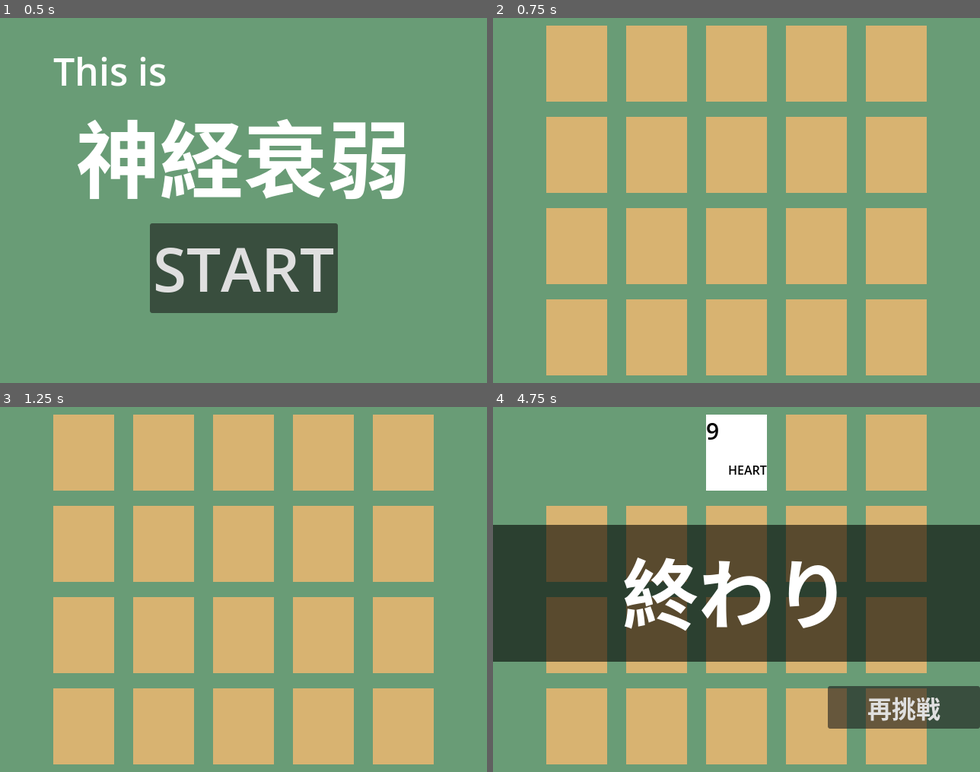
Above: before the commit, frames 1-4 (two rows, left to right).
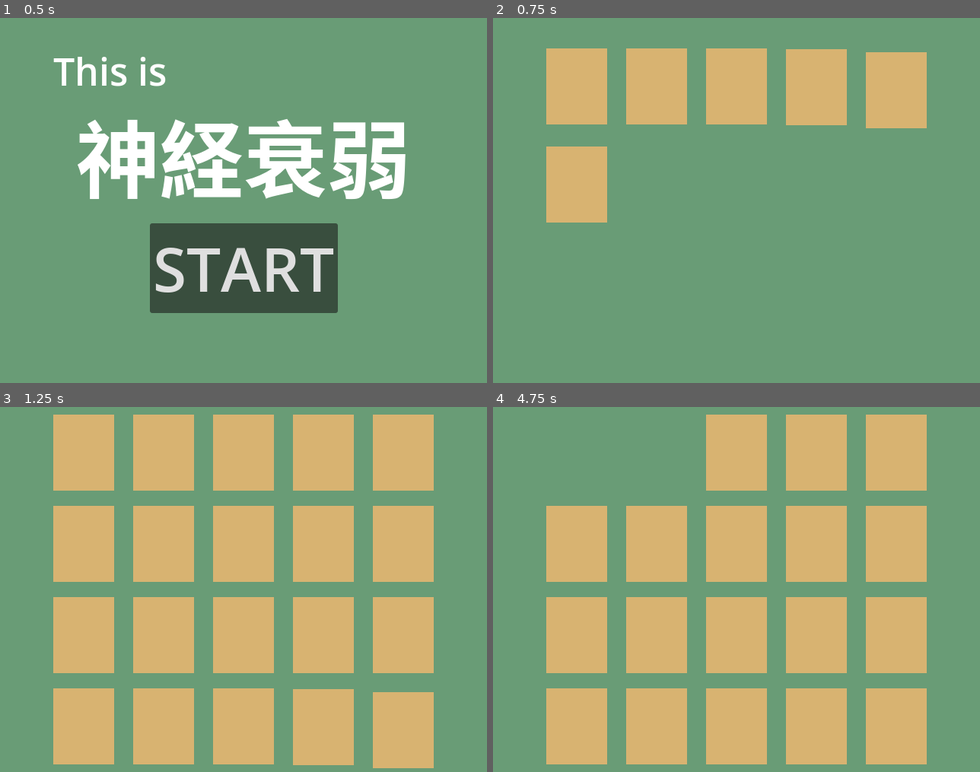
Above: after the commit, the same moments.

Repository: hirohito-doi/godot_concentration_experiment
Game: Godot game, scene res://main.tscn
Same seed, same stepped clock (60 frames per second), same inputs: the game is played once before the commit and once after it.
Inputs (mouse positions are in pixels of both pictures, inside the frame that each line leads up to):
- Up to frame 1 (0.5 s): no input
- Up to frame 2 (0.75 s): click "START" at 0.5 s
- Up to frame 3 (1.25 s): no input
- Up to frame 4 (4.75 s): click (575, 450) at 1.27 s; click (658, 450) at 2.02 s; click (736, 450) at 2.77 s

Frame 1 is identical in both runs. In frame 2, 43% of the frame differs, in the area x 10-90%, y 2-98%; in frame 3, 0.3%; in frame 4, 44%, in the area x 0-100%, y 2-89%.

Commit message:
アニメーション追加

Diff:
--- a/app/card.gd
+++ b/app/card.gd
@@ -16,17 +16,20 @@
 
 
 func undo_card() -> void:
-	$AnimationPlayer.stop()
+	$AnimationPlayer.play("bad")
 	$ClickableArea.disabled = false
 
 
 func hide_card() -> void:
-	$Face.visible = false
-	$Back.visible = false
+	$AnimationPlayer.play("good")
 	$ClickableArea.visible = false
 
 
 func _on_clickable_area_pressed() -> void:
+	if !Global.can_control:
+		return
+
+	Global.can_control = false
 	# カードをめくる
 	$ClickableArea.disabled = true
 	$AnimationPlayer.play("reverse")
--- a/app/card.tscn
+++ b/app/card.tscn
@@ -30,9 +30,108 @@
 "values": [true, false]
 }
 
+[sub_resource type="Animation" id="Animation_h7iwa"]
+resource_name = "bad"
+length = 0.6
+tracks/0/type = "value"
+tracks/0/imported = false
+tracks/0/enabled = true
+tracks/0/path = NodePath("Face:position")
+tracks/0/interp = 1
+tracks/0/loop_wrap = true
+tracks/0/keys = {
+"times": PackedFloat32Array(0, 0.05, 0.1, 0.15, 0.2),
+"transitions": PackedFloat32Array(1, 1, 1, 1, 1),
+"update": 0,
+"values": [Vector2(0, 0), Vector2(-2, 0), Vector2(0, 0), Vector2(2, 0), Vector2(0, 0)]
+}
+tracks/1/type = "value"
+tracks/1/imported = false
+tracks/1/enabled = true
+tracks/1/path = NodePath(".:scale")
+tracks/1/interp = 2
+tracks/1/loop_wrap = true
+tracks/1/keys = {
+"times": PackedFloat32Array(0.2, 0.4, 0.6),
+"transitions": PackedFloat32Array(1, 1, 1),
+"update": 0,
+"values": [Vector2(1, 1), Vector2(0, 1), Vector2(1, 1)]
+}
+tracks/2/type = "value"
+tracks/2/imported = false
+tracks/2/enabled = true
+tracks/2/path = NodePath("Back:visible")
+tracks/2/interp = 1
+tracks/2/loop_wrap = true
+tracks/2/keys = {
+"times": PackedFloat32Array(0, 0.4),
+"transitions": PackedFloat32Array(1, 1),
+"update": 1,
+"values": [false, true]
+}
+
+[sub_resource type="Animation" id="Animation_6rwxd"]
+resource_name = "good"
+length = 0.3
+tracks/0/type = "value"
+tracks/0/imported = false
+tracks/0/enabled = true
+tracks/0/path = NodePath("Face:position")
+tracks/0/interp = 2
+tracks/0/loop_wrap = true
+tracks/0/keys = {
+"times": PackedFloat32Array(0, 0.3),
+"transitions": PackedFloat32Array(1, 1),
+"update": 0,
+"values": [Vector2(0, 0), Vector2(0, -40)]
+}
+tracks/1/type = "value"
+tracks/1/imported = false
+tracks/1/enabled = true
+tracks/1/path = NodePath("Face:modulate")
+tracks/1/interp = 1
+tracks/1/loop_wrap = true
+tracks/1/keys = {
+"times": PackedFloat32Array(0, 0.3),
+"transitions": PackedFloat32Array(1, 1),
+"update": 0,
+"values": [Color(1, 1, 1, 1), Color(1, 1, 1, 0)]
+}
+
+[sub_resource type="Animation" id="Animation_kc17v"]
+resource_name = "set"
+length = 0.1
+tracks/0/type = "value"
+tracks/0/imported = false
+tracks/0/enabled = true
+tracks/0/path = NodePath("Back:position")
+tracks/0/interp = 2
+tracks/0/loop_wrap = true
+tracks/0/keys = {
+"times": PackedFloat32Array(0, 0.1),
+"transitions": PackedFloat32Array(1, 1),
+"update": 0,
+"values": [Vector2(0, 10), Vector2(0, 0)]
+}
+tracks/1/type = "value"
+tracks/1/imported = false
+tracks/1/enabled = true
+tracks/1/path = NodePath("Face:position")
+tracks/1/interp = 2
+tracks/1/loop_wrap = true
+tracks/1/keys = {
+"times": PackedFloat32Array(0, 0.1),
+"transitions": PackedFloat32Array(1, 1),
+"update": 0,
+"values": [Vector2(0, 10), Vector2(0, 0)]
+}
+
 [sub_resource type="AnimationLibrary" id="AnimationLibrary_6roqp"]
 _data = {
-"reverse": SubResource("Animation_57esf")
+"bad": SubResource("Animation_h7iwa"),
+"good": SubResource("Animation_6rwxd"),
+"reverse": SubResource("Animation_57esf"),
+"set": SubResource("Animation_kc17v")
 }
 
 [node name="Card" type="Control"]
@@ -49,6 +148,8 @@
 anchors_preset = 15
 anchor_right = 1.0
 anchor_bottom = 1.0
+offset_top = 10.0
+offset_bottom = 10.0
 grow_horizontal = 2
 grow_vertical = 2
 
@@ -79,6 +180,8 @@
 anchors_preset = 15
 anchor_right = 1.0
 anchor_bottom = 1.0
+offset_top = 10.0
+offset_bottom = 10.0
 grow_horizontal = 2
 grow_vertical = 2
 color = Color(0.847059, 0.701961, 0.443137, 1)
@@ -92,6 +195,7 @@
 grow_vertical = 2
 
 [node name="AnimationPlayer" type="AnimationPlayer" parent="."]
+autoplay = "set"
 libraries = {
 "": SubResource("AnimationLibrary_6roqp")
 }
--- /dev/null
+++ b/app/common/global.gd
@@ -0,0 +1,4 @@
+extends Node
+
+# see: https://docs.godotengine.org/en/stable/tutorials/scripting/singletons_autoload.html
+var can_control = true
--- a/app/main.gd
+++ b/app/main.gd
@@ -12,6 +12,8 @@
 var obtain_cards_opponent:Array = []
 var revealing_cards_index:Array = []
 
+const FIELD_CARD_LIMIT = 20
+
 
 func start_game() -> void:
 	# ゲームに使用するカードを決定する
@@ -19,12 +21,20 @@
 	game_deck_current = game_deck_origin.duplicate()
 
 	# 場にカードを並べる
-	for index in game_deck_origin.size():
-		var card = game_deck_origin[index]
-		var cardInstance = card_scene.instantiate()
-		cardInstance.set_property(index, card.number, card.suit)
-		cardInstance.connect('reversed_card', check_reversed_card)
-		$Field.add_child(cardInstance)
+	set_cards()
+
+func set_cards() -> void:
+	# 場にカードを置く
+	var index = $Field.get_child_count()
+	var card = game_deck_origin[index]
+	var cardInstance = card_scene.instantiate()
+	cardInstance.set_property(index, card.number, card.suit)
+	cardInstance.connect('reversed_card', check_reversed_card)
+	$Field.add_child(cardInstance)
+
+	# まだ配置する余裕があればタイマーを作動させる
+	if $Field.get_child_count() != FIELD_CARD_LIMIT:
+		$PutCardTimer.start()
 
 
 func restart_game() -> void:
@@ -42,9 +52,11 @@
 func check_reversed_card(index:int) -> void:
 	revealing_cards_index.push_back(index)
 
-	# めくったカードが1枚目の場合は終了
+	# めくったカードが2枚目の場合は判定時間を設ける
 	if(revealing_cards_index.size() == 2):
 		$CheckTimer.start()
+	else:
+		Global.can_control = true
 
 
 # 2枚めくった後に一定時間経過後、獲得または元に戻す
@@ -66,7 +78,7 @@
 		obtain_cards.push_back(target_card_1)
 
 		# 終了判定
-		if obtain_cards.size() == 2:
+		if obtain_cards.size() == FIELD_CARD_LIMIT:
 			$Result.show_result()
 	else:
 		# 一致していなければ元に戻す
@@ -75,3 +87,5 @@
 
 	# 初期化
 	revealing_cards_index = []
+	#クリック可能に戻す
+	Global.can_control = true
--- a/app/main.tscn
+++ b/app/main.tscn
@@ -39,8 +39,14 @@
 [node name="Result" parent="." instance=ExtResource("4_rhvqd")]
 
 [node name="CheckTimer" type="Timer" parent="."]
+wait_time = 0.5
+one_shot = true
+
+[node name="PutCardTimer" type="Timer" parent="."]
+wait_time = 0.03
 one_shot = true
 
 [connection signal="start_game" from="StartMenu" to="." method="start_game"]
 [connection signal="restart_game" from="Result" to="." method="restart_game"]
 [connection signal="timeout" from="CheckTimer" to="." method="_on_check_timer_timeout"]
+[connection signal="timeout" from="PutCardTimer" to="." method="set_cards"]
--- a/app/project.godot
+++ b/app/project.godot
@@ -15,6 +15,10 @@
 config/features=PackedStringArray("4.1", "Forward Plus")
 config/icon="res://icon.svg"
 
+[autoload]
+
+Global="*res://common/global.gd"
+
 [display]
 
 window/size/viewport_width=640
Not shown: 1 places in app/card.tscn that only renumber resources
